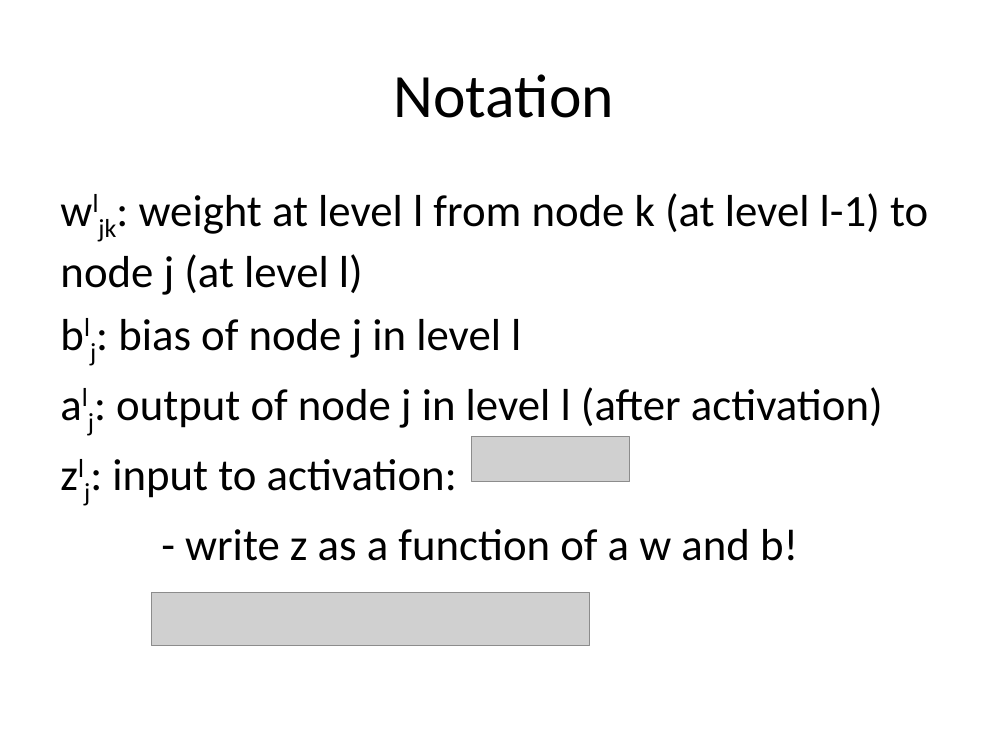
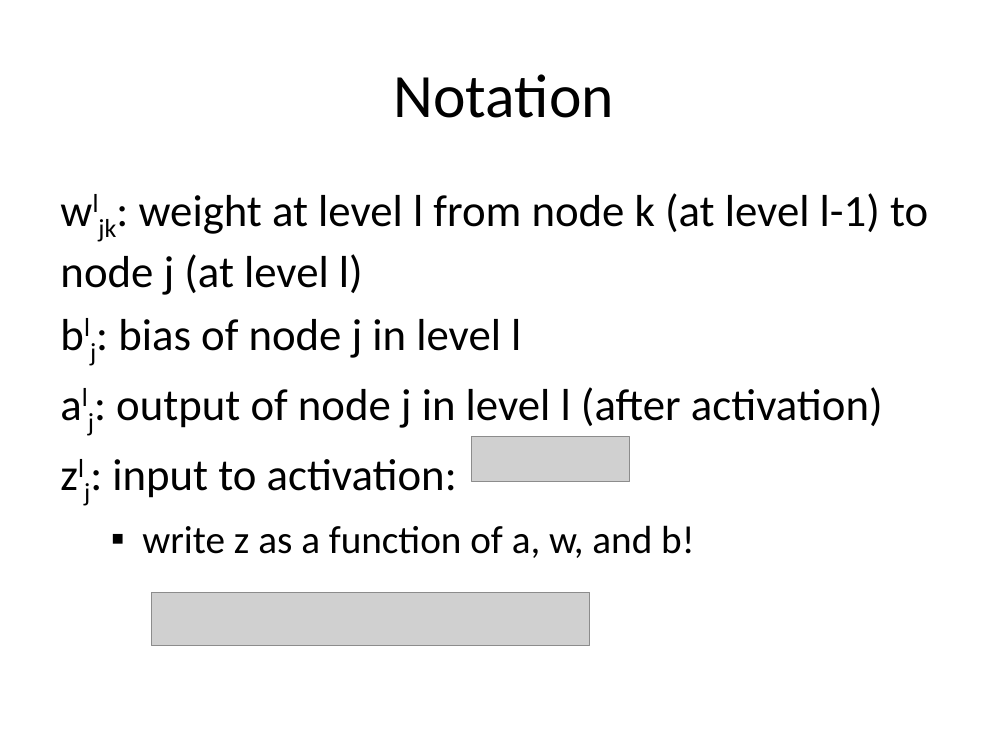
Before and after one commit to kggold4/computer-science-B.Sc-materials, a slide deck: slide 23 of year 3/Deep learning and Natural Language Processing/Lectures/6-Multilayer Perceptron.pptx. Drawn at 1008x756 pixels with LibreOffice and Linux fonts; fonts in the diff are those of the drawing; grey boxes stand for pictures. Boxes give left, top, right and bottom in pixels: in the first picture for what was removed or moved away, otherwise in the second. Text is boxed around its words. In the diff, an @@ line names an element or a change of style, - is before the commit and + after.

```diff
--- a/year 3/Deep learning and Natural Language Processing/Lectures/6-Multilayer Perceptron.pptx
+++ b/year 3/Deep learning and Natural Language Processing/Lectures/6-Multilayer Perceptron.pptx
@@ text at <box>142,525,694,558</box>: text changed; size 32 to 28 pt @@
-- write z as a function of a w and b!
+  ▪ write z as a function of a, w, and b!
```
Also in this commit, not shown: 2 other slides changed, 5 other files.
